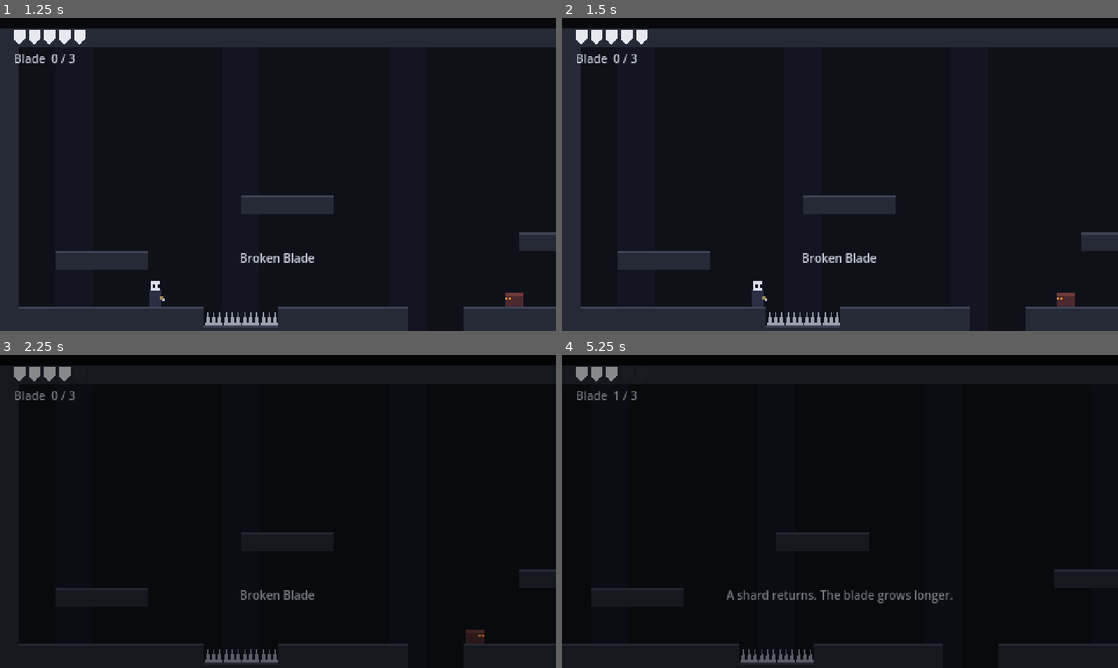
Above: before the commit, frames 1-4 (two rows, left to right).
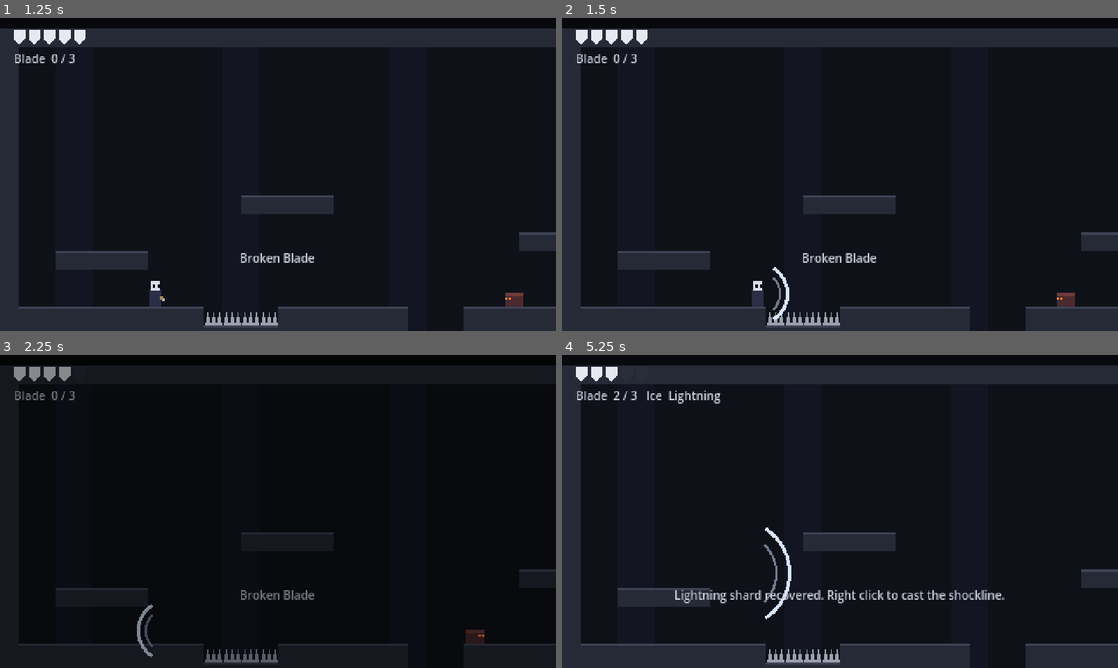
Above: after the commit, the same moments.

Repository: M1QuickGun/broken-blade
Game: Godot game, scene res://scenes/main.tscn
Same seed, same stepped clock (60 frames per second), same inputs: the game is played once before the commit and once after it.
Inputs (mouse positions are in pixels of both pictures, inside the frame that each line leads up to):
- Up to frame 1 (1.25 s): move the mouse to (400, 158) at 0.52 s; hold D (move_right) from 0.53 s (still down); click (400, 158) at 0.6 s; tap Space (jump) at 0.77, 1.07 s; tap J (attack, bound only before the commit) at 0.8 s
- Up to frame 2 (1.5 s): keep holding D (move_right); move the mouse to (728, 190) at 1.27 s; tap J (attack, bound only before the commit) at 1.35 s; click (728, 190) at 1.42 s
- Up to frame 3 (2.25 s): tap Space (jump) at 1.52, 1.82 s; tap Shift (dash, bound only after the commit) at 1.55, 2.1 s; move the mouse to (333, 442) at 2.02 s; release D (move_right) at 2.03 s; hold A (move_left) from 2.03 s (still down); click (333, 442) at 2.17 s
- Up to frame 4 (5.25 s): right-click (895, 442) at 2.3 s; move the mouse to (812, 574) at 2.77 s; release A (move_left) at 2.78 s; hold D (move_right) 2.78-4.28 s; right-click (812, 574) at 2.85 s; click (812, 574) at 2.92 s; tap Space (jump) at 3.02, 3.32, 3.77, 4.07, 4.52, 4.82 s; tap L at 3.05, 3.6 s; move the mouse to (1006, 558) at 3.52 s; click (1006, 558) at 3.67 s; tap C at 3.8, 4.35 s; tap F1 (debug_add_piece, bound only before the commit) at 4.15 s; move the mouse to (673, 464) at 4.27 s; hold A (move_left) 4.28-5.03 s; click (673, 464) at 4.42 s; tap X at 4.55, 5.1 s; tap F2 (debug_unlock_shockline, bound only after the commit) at 4.9 s; tap Enter at 5 s; move the mouse to (867, 511) at 5.02 s; hold D (move_right) from 5.03 s (still down); hold Space (jump) from 5.03 s (still down); click (867, 511) at 5.17 s

Frame 1 is identical in both runs. In frame 2, 0.2% of the frame differs, in the area x 36-41%, y 79-97%; in frame 3, 0.2%; in frame 4, 7.1%, in the area x 0-100%, y 3-100%.

Commit message:
Add ice dash and lightning shockline, mouse controls
- Dash (ice piece): short horizontal burst with afterimages, one in the air per jump.
- Shockline (lightning piece): fires straight ahead like a harpoon, latches onto
  grapple rings or enemies and pulls Storm in; retracts on a miss.
- Blade pieces now grant abilities; HUD lists them. Ice piece in the Great Hall,
  new Broken Bridge room with a dash gap, the lightning piece and grapple rings.
- Left click attacks, right click fires the shockline; cursor hidden in game.
- F1/F2 debug unlocks for dash and shockline.

Co-Authored-By: Claude Opus 5.5 <noreply@anthropic.com>

Diff:
--- /dev/null
+++ b/scripts/anchor.gd
@@ -0,0 +1,25 @@
+extends Node2D
+## A grapple point the lightning shockline can latch onto.
+
+const COLOR_RING := Color("8f86d9")
+const COLOR_CORE := Color("f3e98a")
+
+var _time := 0.0
+
+
+func _ready() -> void:
+	add_to_group("shock_target")
+
+
+func shock_point() -> Vector2:
+	return global_position
+
+
+func _process(delta: float) -> void:
+	_time += delta
+	queue_redraw()
+
+
+func _draw() -> void:
+	draw_arc(Vector2.ZERO, 5.0, 0.0, TAU, 16, COLOR_RING, 2.0)
+	draw_circle(Vector2.ZERO, 1.5 + 0.5 * sin(_time * 5.0), COLOR_CORE)
--- a/scripts/crawler.gd
+++ b/scripts/crawler.gd
@@ -32,6 +32,12 @@
 	col.shape = shape
 	col.position = Vector2(0, -SIZE.y / 2)
 	add_child(col)
+	add_to_group("shock_target")
+
+
+## Where the shockline latches on.
+func shock_point() -> Vector2:
+	return global_position + Vector2(0, -SIZE.y / 2)
 
 
 func _physics_process(delta: float) -> void:
--- a/scripts/game.gd
+++ b/scripts/game.gd
@@ -2,16 +2,18 @@
 ## Global game state and input bindings. Autoloaded as "Game".
 
 signal pieces_changed(count: int)
+signal ability_unlocked(ability: String)
 
 const MAX_PIECES := 3
 ## Attack reach with only the hilt, and how much each recovered piece adds.
 const BASE_REACH := 22.0
 const REACH_PER_PIECE := 10.0
 
+## Blade pieces recovered so far. Each one grants an ability: "dash" (ice),
+## "double_jump" (fire) or "shockline" (lightning).
+var abilities := {}
 var pieces := 0
 var max_hp := 5
-## Ids of one-time pickups that have already been taken.
-var collected := {}
 
 
 func _ready() -> void:
@@ -22,11 +24,17 @@
 	return BASE_REACH + REACH_PER_PIECE * pieces
 
 
-func add_piece() -> void:
-	if pieces >= MAX_PIECES:
+func has_ability(ability: String) -> bool:
+	return abilities.has(ability)
+
+
+func unlock(ability: String) -> void:
+	if abilities.has(ability):
 		return
-	pieces += 1
+	abilities[ability] = true
+	pieces = abilities.size()
 	pieces_changed.emit(pieces)
+	ability_unlocked.emit(ability)
 
 
 func _setup_input() -> void:
@@ -35,12 +43,15 @@
 	_bind("look_up", [KEY_W, KEY_UP], [JOY_BUTTON_DPAD_UP], [[JOY_AXIS_LEFT_Y, -1.0]])
 	_bind("look_down", [KEY_S, KEY_DOWN], [JOY_BUTTON_DPAD_DOWN], [[JOY_AXIS_LEFT_Y, 1.0]])
 	_bind("jump", [KEY_SPACE, KEY_Z, KEY_K], [JOY_BUTTON_A], [])
-	_bind("attack", [KEY_J, KEY_X], [JOY_BUTTON_X], [])
-	_bind("debug_add_piece", [KEY_F1], [], [])
+	_bind("attack", [], [JOY_BUTTON_X], [], [MOUSE_BUTTON_LEFT])
+	_bind("dash", [KEY_SHIFT, KEY_L, KEY_C], [JOY_BUTTON_RIGHT_SHOULDER], [])
+	_bind("shockline", [], [JOY_BUTTON_Y], [], [MOUSE_BUTTON_RIGHT])
+	_bind("debug_unlock_dash", [KEY_F1], [], [])
+	_bind("debug_unlock_shockline", [KEY_F2], [], [])
 
 
 ## Adds an action with default bindings, unless it's already defined in Project Settings.
-func _bind(action: String, keys: Array, buttons: Array, axes: Array) -> void:
+func _bind(action: String, keys: Array, buttons: Array, axes: Array, mouse: Array = []) -> void:
 	if InputMap.has_action(action):
 		return
 	InputMap.add_action(action, 0.4)
@@ -57,3 +68,7 @@
 		e.axis = axis[0]
 		e.axis_value = axis[1]
 		InputMap.action_add_event(action, e)
+	for mouse_button in mouse:
+		var e := InputEventMouseButton.new()
+		e.button_index = mouse_button
+		InputMap.action_add_event(action, e)
--- a/scripts/hud.gd
+++ b/scripts/hud.gd
@@ -4,6 +4,13 @@
 const COLOR_MASK_FULL := Color("e6e9f0")
 const COLOR_MASK_EMPTY := Color("2a2e3a")
 const COLOR_TEXT := Color("c9ced9")
+
+const ABILITY_NAMES := {"dash": "Ice", "double_jump": "Fire", "shockline": "Lightning"}
+const UNLOCK_MESSAGES := {
+	"dash": "Ice shard recovered. Press Shift or L to dash.",
+	"double_jump": "Fire shard recovered. Jump again in midair.",
+	"shockline": "Lightning shard recovered. Right click to cast the shockline.",
+}
 
 var _hp := 0
 var _max_hp := 0
@@ -32,7 +39,8 @@
 	_fade.mouse_filter = Control.MOUSE_FILTER_IGNORE
 	add_child(_fade)
 
-	Game.pieces_changed.connect(_on_pieces_changed)
+	Game.pieces_changed.connect(func(_count: int) -> void: _update_pieces())
+	Game.ability_unlocked.connect(_on_ability_unlocked)
 	_update_pieces()
 
 
@@ -73,16 +81,17 @@
 	return label
 
 
-func _on_pieces_changed(count: int) -> void:
-	_update_pieces()
-	if count >= Game.MAX_PIECES:
-		show_message("The blade is whole.")
-	else:
-		show_message("A shard returns. The blade grows longer.")
+func _on_ability_unlocked(ability: String) -> void:
+	show_message(UNLOCK_MESSAGES[ability])
 
 
 func _update_pieces() -> void:
+	var names: Array[String] = []
+	for ability in Game.abilities:
+		names.append(ABILITY_NAMES[ability])
 	_pieces_label.text = "Blade  %d / %d" % [Game.pieces, Game.MAX_PIECES]
+	if not names.is_empty():
+		_pieces_label.text += "   " + "  ".join(names)
 
 
 func _draw_masks() -> void:
--- a/scripts/main.gd
+++ b/scripts/main.gd
@@ -18,6 +18,9 @@
 
 
 func _ready() -> void:
+	# Hide the cursor while playing and keep clicks inside the window.
+	Input.mouse_mode = Input.MOUSE_MODE_CONFINED_HIDDEN
+
 	player = Player.new()
 	add_child(player)
 
@@ -40,8 +43,12 @@
 
 
 func _unhandled_input(event: InputEvent) -> void:
-	if OS.is_debug_build() and event.is_action_pressed("debug_add_piece"):
-		Game.add_piece()
+	if not OS.is_debug_build():
+		return
+	if event.is_action_pressed("debug_unlock_dash"):
+		Game.unlock("dash")
+	elif event.is_action_pressed("debug_unlock_shockline"):
+		Game.unlock("shockline")
 
 
 func _load_room(room_name: String, door: String) -> void:
--- a/scripts/player.gd
+++ b/scripts/player.gd
@@ -32,6 +32,31 @@
 const RECOIL_TIME := 0.08
 const HITSTOP_TIME := 0.04
 
+## Ice dash: a fixed-length horizontal burst with no gravity. One air dash per jump.
+const DASH_SPEED := 320.0
+const DASH_TIME := 0.18
+const DASH_COOLDOWN := 0.45
+const TRAIL_LIFE := 0.2
+
+## Lightning shockline: fires straight ahead like a harpoon. If it strikes an
+## anchor or enemy it latches on and yanks Storm to it; if it hits a wall or
+## runs out of range it retracts.
+const SHOCK_RANGE := 160.0
+const SHOCK_FIRE_SPEED := 1000.0
+## How close to the line an anchor or enemy must be to get caught.
+const SHOCK_CATCH_RADIUS := 12.0
+const SHOCK_RETRACT_SPEED := 1400.0
+const SHOCK_PULL_SPEED := 480.0
+const SHOCK_MAX_PULL_TIME := 0.6
+const SHOCK_COOLDOWN := 0.2
+const SHOCK_ARRIVE_DIST := 10.0
+const SHOCK_STRIKE_DIST := 14.0
+## Launch off an anchor on arrival: forward speed and upward speed.
+const SHOCK_FLING := Vector2(200, -200)
+const SHOCK_STRIKE_BOUNCE := Vector2(140, -240)
+## How long the fling's momentum resists air steering.
+const CARRY_TIME := 0.25
+
 const INVULN_TIME := 1.0
 const HURT_LOCK_TIME := 0.25
 const HURT_KNOCKBACK := Vector2(160, -200)
@@ -42,6 +67,9 @@
 const COLOR_HILT := Color("a08a5c")
 const COLOR_STEEL := Color("b8c2d6")
 const COLOR_SLASH := Color(0.85, 0.9, 1.0)
+const COLOR_ICE := Color(0.6, 0.88, 1.0)
+const COLOR_BOLT := Color("fff3a8")
+const COLOR_BOLT_GLOW := Color(0.65, 0.55, 1.0, 0.45)
 
 var facing := 1
 var hp := 0
@@ -63,6 +91,25 @@
 ## Holds Storm in place after touching spikes, until Main respawns him.
 var _frozen := false
 
+var _dash_time := 0.0
+var _dash_cd := 0.0
+var _dash_dir := 1
+var _air_dash := true
+## Recent positions during a dash, drawn as fading afterimages: [{pos, age}].
+var _trail: Array[Dictionary] = []
+
+enum Shock { NONE, FIRING, PULLING }
+var _shock := Shock.NONE
+var _shock_target: Node2D = null
+## Where the end of the line is, in global coordinates.
+var _shock_tip := Vector2.ZERO
+var _shock_dir := Vector2.RIGHT
+var _shock_time := 0.0
+var _shock_cd := 0.0
+## After a miss, the line is drawn reeling back in while Storm moves freely.
+var _shock_retracting := false
+var _carry := 0.0
+
 
 func _ready() -> void:
 	collision_layer = LAYER_PLAYER
@@ -82,12 +129,14 @@
 	safe_position = pos
 	_coyote = 0.0
 	_jump_buffer = 0.0
+	_reset_moves()
 
 
 func respawn_at_safe() -> void:
 	global_position = safe_position
 	velocity = Vector2.ZERO
 	_frozen = false
+	_reset_moves()
 
 
 func heal_full() -> void:
@@ -95,7 +144,18 @@
 	_invuln = 0.0
 	_frozen = false
 	velocity = Vector2.ZERO
+	_reset_moves()
 	hp_changed.emit(hp, Game.max_hp)
+
+
+func _reset_moves() -> void:
+	_dash_time = 0.0
+	_air_dash = true
+	_trail.clear()
+	_shock = Shock.NONE
+	_shock_target = null
+	_shock_retracting = false
+	_carry = 0.0
 
 
 func _physics_process(delta: float) -> void:
@@ -113,22 +173,36 @@
 	if is_on_floor():
 		_coyote = COYOTE_TIME
 		_no_jump_cut = false
+		_air_dash = true
 		if not controls_locked and _on_safe_ground():
 			safe_position = global_position
 
-	_move_horizontal(input_x, delta)
-	_apply_gravity(delta)
-
-	if _jump_buffer > 0.0 and _coyote > 0.0:
-		velocity.y = JUMP_VELOCITY
-		_jump_buffer = 0.0
-		_coyote = 0.0
-		_no_jump_cut = false
-
-	if not controls_locked and Input.is_action_just_pressed("attack") and _attack_cd <= 0.0:
-		_attack()
+	if not controls_locked and _shock == Shock.NONE:
+		if Input.is_action_just_pressed("dash") and _can_dash():
+			_start_dash(input_x)
+		elif Input.is_action_just_pressed("shockline") and _can_shock():
+			_fire_shockline(input_x)
+
+	if _shock == Shock.FIRING:
+		_update_shock_firing(delta)
+	elif _shock == Shock.PULLING:
+		_update_shock_pull(delta)
+	elif _dash_time > 0.0:
+		_update_dash(delta)
+	else:
+		_move_horizontal(input_x, delta)
+		_apply_gravity(delta)
+		if _jump_buffer > 0.0 and _coyote > 0.0:
+			velocity.y = JUMP_VELOCITY
+			_jump_buffer = 0.0
+			_coyote = 0.0
+			_no_jump_cut = false
+		if not controls_locked and Input.is_action_just_pressed("attack") and _attack_cd <= 0.0:
+			_attack()
 
 	move_and_slide()
+	if _shock == Shock.PULLING:
+		_check_shock_arrival()
 	_check_damage()
 	queue_redraw()
 
@@ -141,6 +215,16 @@
 	_invuln -= delta
 	_hurt_lock -= delta
 	_recoil -= delta
+	_dash_cd -= delta
+	_shock_cd -= delta
+	if _shock_retracting:
+		_shock_tip = _shock_tip.move_toward(_center(), SHOCK_RETRACT_SPEED * delta)
+		_shock_retracting = _shock_tip.distance_to(_center()) > 4.0
+	_carry -= delta
+	for point in _trail:
+		point.age += delta
+	while not _trail.is_empty() and _trail[0].age > TRAIL_LIFE:
+		_trail.pop_front()
 
 
 ## True when there's solid ground well past both feet, so a spike respawn
@@ -161,6 +245,8 @@
 		velocity.x = move_toward(velocity.x, 0.0, 600.0 * delta)
 		return
 	var accel := GROUND_ACCEL if is_on_floor() else AIR_ACCEL
+	if _carry > 0.0 and not is_on_floor():
+		accel *= 0.25
 	velocity.x = move_toward(velocity.x, input_x * RUN_SPEED, accel * delta)
 	if input_x != 0.0 and _slash_time <= 0.0:
 		facing = 1 if input_x > 0.0 else -1
@@ -171,6 +257,156 @@
 	if velocity.y < 0.0 and not _no_jump_cut and not Input.is_action_pressed("jump"):
 		g *= JUMP_CUT_MULT
 	velocity.y = minf(velocity.y + g * delta, MAX_FALL)
+
+
+# --- Ice dash ---
+
+func _can_dash() -> bool:
+	return Game.has_ability("dash") and _dash_cd <= 0.0 and _dash_time <= 0.0 \
+		and (is_on_floor() or _air_dash)
+
+
+func _start_dash(input_x: float) -> void:
+	if input_x != 0.0:
+		facing = 1 if input_x > 0.0 else -1
+	_dash_dir = facing
+	_dash_time = DASH_TIME
+	_dash_cd = DASH_COOLDOWN
+	_carry = 0.0
+	if not is_on_floor():
+		_air_dash = false
+
+
+func _update_dash(delta: float) -> void:
+	_dash_time -= delta
+	velocity = Vector2(_dash_dir * DASH_SPEED, 0.0)
+	_trail.append({"pos": global_position, "age": 0.0})
+	if _dash_time <= 0.0 or is_on_wall():
+		_dash_time = 0.0
+		velocity.x = _dash_dir * RUN_SPEED
+
+
+# --- Lightning shockline ---
+
+func _center() -> Vector2:
+	return global_position + Vector2(0, -BODY_SIZE.y / 2)
+
+
+func _can_shock() -> bool:
+	return Game.has_ability("shockline") and _shock_cd <= 0.0
+
+
+func _fire_shockline(input_x: float) -> void:
+	if input_x != 0.0:
+		facing = 1 if input_x > 0.0 else -1
+	_shock = Shock.FIRING
+	_shock_dir = Vector2(facing, 0)
+	_shock_tip = _center()
+	_shock_retracting = false
+	_dash_time = 0.0
+	_carry = 0.0
+
+
+## The line flies straight out. Storm braces in place until it hits or misses.
+func _update_shock_firing(delta: float) -> void:
+	velocity = Vector2.ZERO
+	var from := _shock_tip
+	var to := from + _shock_dir * SHOCK_FIRE_SPEED * delta
+	var out_of_range := _center().distance_to(to) >= SHOCK_RANGE
+	if out_of_range:
+		to = _center() + _shock_dir * SHOCK_RANGE
+
+	var wall := get_world_2d().direct_space_state.intersect_ray(
+		PhysicsRayQueryParameters2D.create(from, to, LAYER_WORLD))
+	if not wall.is_empty():
+		to = wall.position
+
+	var target := _shock_target_between(from, to)
+	if target:
+		_shock = Shock.PULLING
+		_shock_target = target
+		_shock_tip = target.shock_point()
+		_shock_time = 0.0
+		return
+	_shock_tip = to
+	if out_of_range or not wall.is_empty():
+		_shock = Shock.NONE
+		_shock_retracting = true
+		_shock_cd = SHOCK_COOLDOWN
+
+
+## The first anchor or enemy the line passes over between two points.
+func _shock_target_between(from: Vector2, to: Vector2) -> Node2D:
+	var best: Node2D = null
+	var best_dist := INF
+	for target: Node2D in get_tree().get_nodes_in_group("shock_target"):
+		var point: Vector2 = target.shock_point()
+		var closest := Geometry2D.get_closest_point_to_segment(point, from, to)
+		if closest.distance_to(point) > SHOCK_CATCH_RADIUS:
+			continue
+		var along := from.distance_to(closest)
+		if along < best_dist:
+			best = target
+			best_dist = along
+	return best
+
+
+func _update_shock_pull(delta: float) -> void:
+	_shock_time += delta
+	if not is_instance_valid(_shock_target) or _shock_time > SHOCK_MAX_PULL_TIME:
+		_end_shockline()
+		return
+	if not controls_locked and Input.is_action_just_pressed("jump"):
+		# Cancel the pull into a jump.
+		_end_shockline()
+		velocity.y = JUMP_VELOCITY
+		_no_jump_cut = false
+		return
+	_shock_tip = _shock_target.shock_point()
+	var to: Vector2 = _shock_tip - _center()
+	_shock_dir = to.normalized()
+	velocity = _shock_dir * SHOCK_PULL_SPEED
+
+
+func _check_shock_arrival() -> void:
+	if not is_instance_valid(_shock_target):
+		_end_shockline()
+		return
+	var is_enemy := _shock_target.has_method("take_hit")
+	var dist: float = _center().distance_to(_shock_target.shock_point())
+	if dist <= (SHOCK_STRIKE_DIST if is_enemy else SHOCK_ARRIVE_DIST):
+		if is_enemy:
+			_shock_strike(_shock_target)
+		else:
+			_shock_fling()
+	elif _shock_time > 0.05 and get_real_velocity().length() < 20.0:
+		_end_shockline()  # snagged on a wall or ledge
+
+
+func _shock_fling() -> void:
+	_end_shockline()
+	velocity = Vector2(_shock_dir.x * SHOCK_FLING.x, SHOCK_FLING.y)
+	_carry = CARRY_TIME
+	_no_jump_cut = true
+	_air_dash = true
+	_coyote = 0.0
+
+
+func _shock_strike(enemy: Node2D) -> void:
+	_end_shockline()
+	var side := signf(_shock_dir.x) if _shock_dir.x != 0.0 else float(facing)
+	enemy.take_hit(1, Vector2(side, 0))
+	velocity = Vector2(-side * SHOCK_STRIKE_BOUNCE.x, SHOCK_STRIKE_BOUNCE.y)
+	_no_jump_cut = true
+	_air_dash = true
+	_invuln = maxf(_invuln, 0.3)
+	_hitstop()
+
+
+func _end_shockline() -> void:
+	_shock = Shock.NONE
+	_shock_target = null
+	_shock_cd = SHOCK_COOLDOWN
 
 
 # --- Combat ---
@@ -245,6 +481,9 @@
 	_take_damage()
 	if hp <= 0:
 		return
+	if _shock != Shock.NONE:
+		_end_shockline()
+	_dash_time = 0.0
 	var away := signf(global_position.x - source_x)
 	if away == 0.0:
 		away = -facing
@@ -287,6 +526,14 @@
 # --- Placeholder art ---
 
 func _draw() -> void:
+	for point in _trail:
+		var fade: float = 1.0 - point.age / TRAIL_LIFE
+		var o: Vector2 = point.pos - global_position
+		draw_rect(Rect2(o + Vector2(-5, -22), Vector2(10, 22)), Color(COLOR_ICE, 0.35 * fade))
+
+	if _shock != Shock.NONE or _shock_retracting:
+		_draw_shockline(_center() - global_position, _shock_tip - global_position)
+
 	var blinking := _invuln > 0.0 and fmod(_invuln, 0.16) < 0.08
 	if not blinking:
 		draw_rect(Rect2(-5, -15, 10, 15), COLOR_CLOAK)
@@ -305,3 +552,11 @@
 		var radius := Game.blade_reach() + 4.0
 		draw_arc(center, radius, angle - 1.0, angle + 1.0, 16, COLOR_SLASH, 3.0)
 		draw_arc(center, radius * 0.75, angle - 0.8, angle + 0.8, 12, Color(COLOR_SLASH, 0.5), 2.0)
+
+
+## The shockline: a taut, straight line with a bright spark at its tip.
+func _draw_shockline(from: Vector2, to: Vector2) -> void:
+	draw_line(from, to, COLOR_BOLT_GLOW, 3.0)
+	draw_line(from, to, COLOR_BOLT, 1.0)
+	draw_circle(to, 2.5, COLOR_BOLT_GLOW)
+	draw_circle(to, 1.2, COLOR_BOLT)
--- a/scripts/room.gd
+++ b/scripts/room.gd
@@ -7,6 +7,9 @@
 const Rooms := preload("res://scripts/rooms.gd")
 const Crawler := preload("res://scripts/crawler.gd")
 const Shard := preload("res://scripts/shard.gd")
+const Anchor := preload("res://scripts/anchor.gd")
+
+const PIECE_ABILITIES := {"I": "dash", "F": "double_jump", "L": "shockline"}
 
 const TILE := Rooms.TILE
 const LAYER_WORLD := 1
@@ -119,13 +122,17 @@
 					var crawler := Crawler.new()
 					crawler.position = feet
 					add_child(crawler)
-				"S":
-					var id := "%s:%d,%d" % [room_name, x, y]
-					if not Game.collected.has(id):
+				"I", "F", "L":
+					var ability: String = PIECE_ABILITIES[c]
+					if not Game.has_ability(ability):
 						var shard := Shard.new()
-						shard.pickup_id = id
+						shard.ability = ability
 						shard.position = Vector2((x + 0.5) * TILE, (y + 0.5) * TILE)
 						add_child(shard)
+				"*":
+					var anchor := Anchor.new()
+					anchor.position = Vector2((x + 0.5) * TILE, (y + 0.5) * TILE)
+					add_child(anchor)
 				"^":
 					# Only the lower part of the tile hurts, so brushing the tips is forgiven.
 					_add_rect(hazards, Rect2(x * TILE + 2, y * TILE + 6, TILE - 4, TILE - 6))
--- a/scripts/rooms.gd
+++ b/scripts/rooms.gd
@@ -2,15 +2,17 @@
 ## Room layouts and how they connect.
 ##
 ## Legend:  #  solid stone      .  empty          ^  spikes
-##          P  start position   E  crawler enemy  S  blade shard (test pickup)
+##          P  start position   E  crawler enemy  *  shockline anchor
+##          I / F / L  ice, fire and lightning blade pieces (dash, double jump, shockline)
 ##          a-z  door cells on the room's edge; LINKS says where each one leads.
 
 const TILE := 16
 
 const LINKS := {
 	"ruins_entry": {"a": ["great_hall", "a"], "b": ["undercroft", "b"]},
-	"great_hall": {"a": ["ruins_entry", "a"], "c": ["undercroft", "c"]},
+	"great_hall": {"a": ["ruins_entry", "a"], "c": ["undercroft", "c"], "d": ["broken_bridge", "d"]},
 	"undercroft": {"b": ["ruins_entry", "b"], "c": ["great_hall", "c"]},
+	"broken_bridge": {"d": ["great_hall", "d"]},
 }
 
 const LAYOUTS := {
@@ -44,16 +46,16 @@
 		"a..............................................#",
 		"a..............................................#",
 		"##########.....................................#",
-		"#...............E................S.............#",
+		"#...............E................I.............#",
 		"#............######...........######...........#",
 		"#..............................................#",
 		"#..............................................#",
 		"#.....................######...................#",
 		"#..............................................#",
 		"#..............................................#",
-		"c.............######...........................#",
-		"c..............................................#",
-		"c.........E...................E................#",
+		"c.............######...........................d",
+		"c..............................................d",
+		"c.........E...................E................d",
 		"######################################^^^^^^####",
 		"################################################",
 	],
@@ -76,4 +78,23 @@
 		"########################################",
 		"########################################",
 	],
+	"broken_bridge": [
+		"########################################################",
+		"#......................................................#",
+		"#......................................................#",
+		"#......................................................#",
+		"#......................................................#",
+		"#......................................................#",
+		"#......................................................#",
+		"#......................................................#",
+		"#......................................................#",
+		"#......................................................#",
+		"#......................................................#",
+		"d......................................................#",
+		"d...................................*......*......*....#",
+		"d.........................L............................#",
+		"d......................................................#",
+		"#########^^^^^^^^##############^^^^^^^^^^^^^^^^^^^^#####",
+		"########################################################",
+	],
 }
--- a/scripts/shard.gd
+++ b/scripts/shard.gd
@@ -1,10 +1,13 @@
 extends Area2D
-## A blade shard pickup. Placeholder for the real pieces that bosses will guard.
+## A piece of the broken blade. Touching it grants that piece's ability.
 
-const COLOR_CORE := Color("cfeeff")
-const COLOR_GLOW := Color(0.55, 0.8, 1.0, 0.25)
+const COLORS := {
+	"dash": Color("bfe9ff"),
+	"double_jump": Color("ffb36b"),
+	"shockline": Color("f3e98a"),
+}
 
-var pickup_id := ""
+var ability := "dash"
 
 var _time := 0.0
 
@@ -26,14 +29,14 @@
 
 
 func _on_body_entered(_body: Node2D) -> void:
-	Game.collected[pickup_id] = true
-	Game.add_piece()
+	Game.unlock(ability)
 	queue_free()
 
 
 func _draw() -> void:
+	var core: Color = COLORS[ability]
 	var bob := Vector2(0, sin(_time * 2.5) * 2.0)
-	draw_circle(bob, 9.0 + sin(_time * 4.0), COLOR_GLOW)
+	draw_circle(bob, 9.0 + sin(_time * 4.0), Color(core, 0.25))
 	draw_colored_polygon(PackedVector2Array([
 		bob + Vector2(0, -7), bob + Vector2(3, 0), bob + Vector2(0, 7), bob + Vector2(-3, 0),
-	]), COLOR_CORE)
+	]), core)
--- a/tools/playtest.gd
+++ b/tools/playtest.gd
@@ -44,12 +44,7 @@
 	await _wait(0.3)
 	_log("after jumping the pit")
 
-	# Test reach growth, then walk into the drop hole.
-	Game.add_piece()
-	Game.add_piece()
-	await _tap("attack")
-	await _wait(0.03)
-	await _shot("03_slash_two_pieces")
+	# Walk into the drop hole.
 	await _hold_until("move_right", func() -> bool: return main.room.room_name == "undercroft", 4.0)
 	await _wait(0.8)
 	_log("landed in undercroft")
@@ -66,7 +61,84 @@
 	await _wait(0.6)
 	_log("after undercroft")
 	await _shot("05_great_hall")
+
+	# --- Ice dash and lightning shockline, in the broken bridge ---
+	Game.unlock("dash")
+	main._load_room("broken_bridge", "d")
+	await _wait(0.6)
+	_log("bridge start")
+
+	# Running jump, then an air dash across the 8-tile spike gap.
+	_press("move_right")
+	while _x() < 140.0:
+		await get_tree().physics_frame
+	_press("jump")
+	await _wait(0.25)
+	await _tap("dash")
+	await _wait(0.05)
+	await _shot("06_dash")
+	await _wait(0.5)
+	_release("jump")
+	_log("after dash gap (should be past x=272, hp unchanged)")
+
+	# Walk on through the lightning piece to the edge of the long pit.
+	while _x() < 480.0:
+		await get_tree().physics_frame
+	_release("move_right")
+	await _wait(0.2)
+	_log("at pit edge, abilities=%s" % [Game.abilities.keys()])
+
+	# Shockline from anchor to anchor across the pit: aim right and cast as soon
+	# as a target is marked, like a player would.
+	_press("move_right")
+	var casts := 0
+	var elapsed := 0.0
+	var p: CharacterBody2D = main.player
+	while elapsed < 4.0 and _x() < 816.0 and p.hp == 4:
+		if not p._shocking and p._shock_preview and p._shock_cd <= 0.0:
+			await _tap("shockline")
+			casts += 1
+			_log("cast %d" % casts)
+			if casts == 1:
+				await _wait(0.08)
+				await _shot("07_shockline")
+		await get_tree().physics_frame
+		elapsed += 1.0 / 60.0
+	await _wait(0.8)
+	_release("move_right")
+	_log("after shockline chain (should be on far ledge, x > 816)")
+	await _shot("08_far_ledge")
+
+	# Shockline onto an enemy should pull Storm in and strike it.
+	main._load_room("undercroft", "c")
+	await _wait(0.3)
+	var crawlers: Array = main.room.get_children().filter(func(n: Node) -> bool: return n.has_method("take_hit"))
+	var hp_before: Array = crawlers.map(func(c: Node) -> int: return c.hp)
+	_press("move_left")
+	elapsed = 0.0
+	while elapsed < 3.0 and not (p._shock_preview and p._shock_preview.has_method("take_hit")):
+		await get_tree().physics_frame
+		elapsed += 1.0 / 60.0
+	_release("move_left")
+	await _tap("shockline")
+	await _wait(0.5)
+	var hp_after: Array = crawlers.map(func(c: Node) -> int: return c.hp if is_instance_valid(c) else 0)
+	_log("shockline strike: crawler hp %s -> %s" % [hp_before, hp_after])
 	get_tree().quit()
+
+
+var _last_room := ""
+var _last_hp := -1
+
+
+func _physics_process(_delta: float) -> void:
+	if not main or not main.room:
+		return
+	var p: CharacterBody2D = main.player
+	if main.room.room_name != _last_room or p.hp != _last_hp:
+		print("[playtest]     event: room=%s hp=%d pos=%s" % [main.room.room_name, p.hp, p.global_position.round()])
+		_last_room = main.room.room_name
+		_last_hp = p.hp
 
 
 func _x() -> float:
Not shown, added: scripts/anchor.gd.uid
Not shown, changed: DESIGN.md
Not shown, changed: README.md
